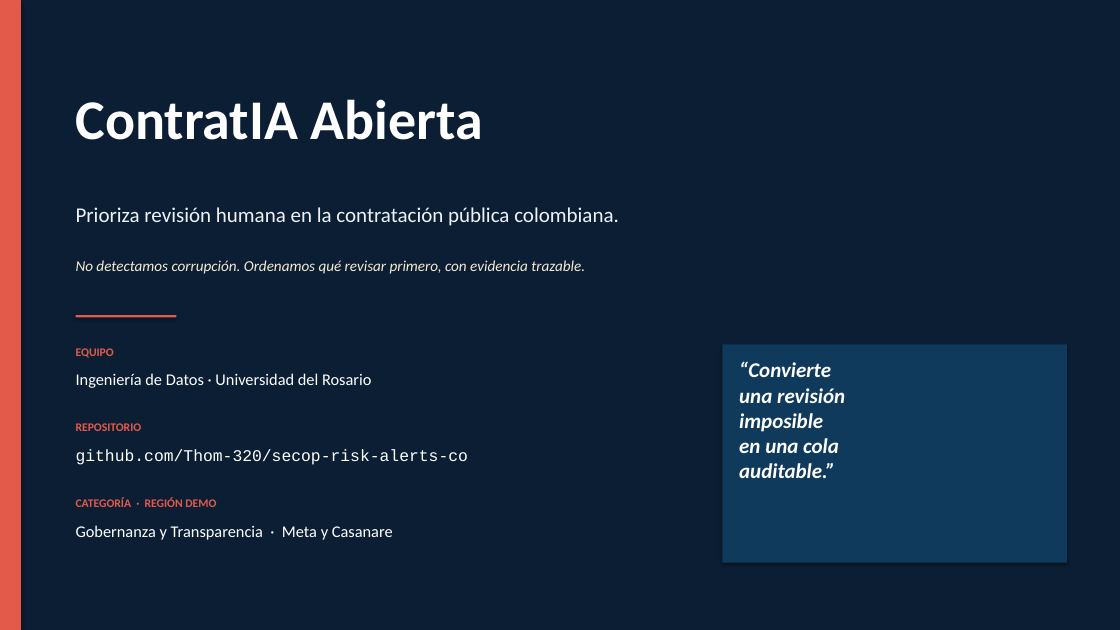
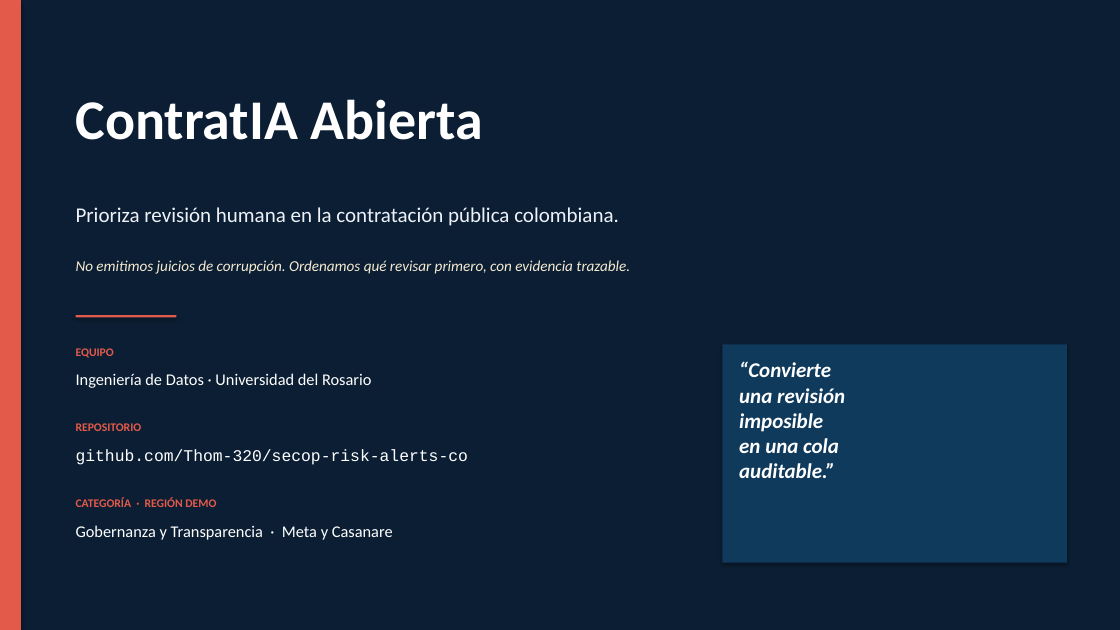
Before and after one commit to Thom-320/secop-risk-alerts-co, a slide deck: slide 13 of slides/contratia_abierta_deck_v3.pptx. Drawn at 1120x630 pixels with LibreOffice and Linux fonts; fonts in the diff are those of the drawing. Boxes give left, top, right and bottom in pixels: in the first picture for what was removed or moved away, otherwise in the second. Text is boxed around its words. In the diff, an @@ line names an element or a change of style, - is before the commit and + after.

Commit message:
Pass language guardrail: rephrase 'no detecta corrupción' → 'no emite juicios'
The non-accusatory guardrail tokenizer matches 'detecta corrupcion' as a
substring even under negation. Replacing across CONTEST_SUBMISSION, the
Claude Design brief/prompt and the deck v3 generator. Rebuild .pptx + .pdf.

validate-final now exits 0; 71/71 tests pass.

```diff
--- a/slides/contratia_abierta_deck_v3.pptx
+++ b/slides/contratia_abierta_deck_v3.pptx
@@ text at <box>76,260,630,274</box>: text changed @@
-No detectamos corrupción. Ordenamos qué revisar primero, con evidencia trazable.
+No emitimos juicios de corrupción. Ordenamos qué revisar primero, con evidencia trazable.
```
Also in this commit, not shown: 1 other slide changed, 5 other files.
